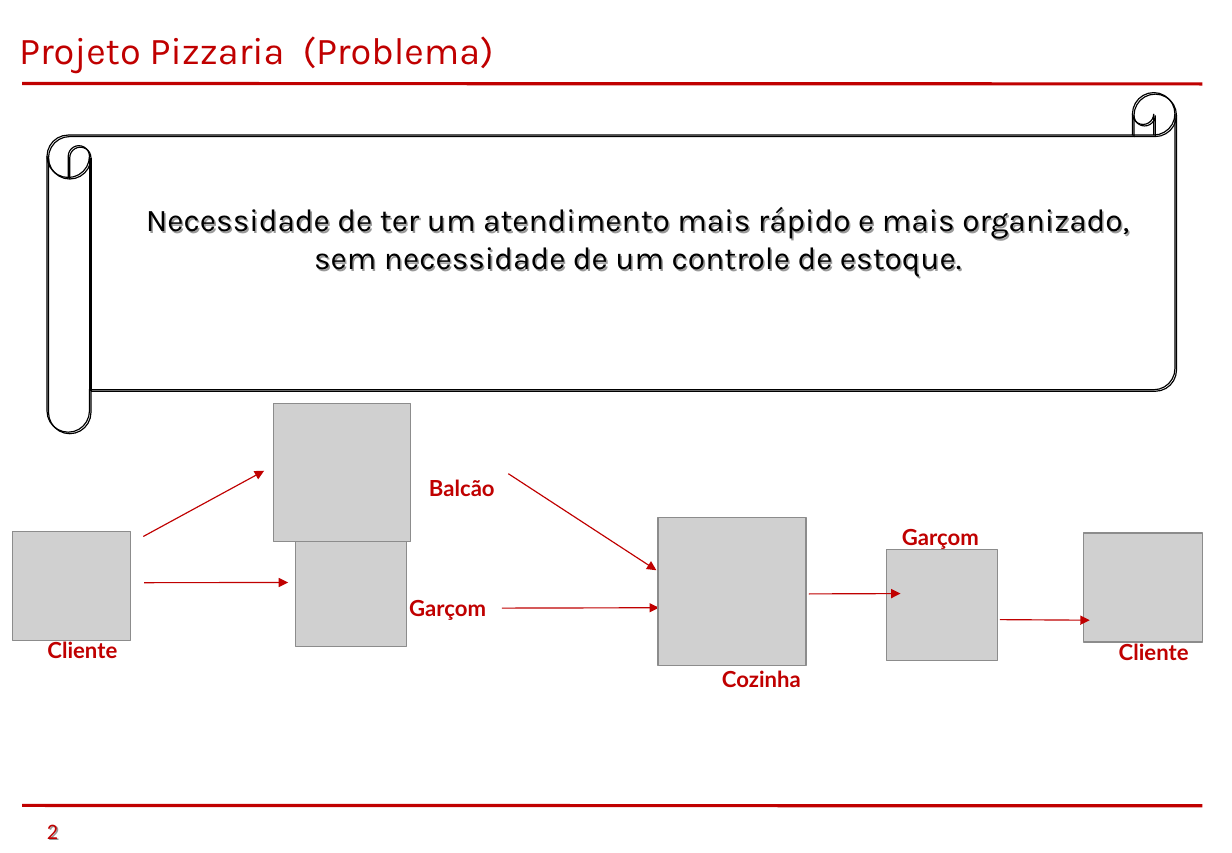
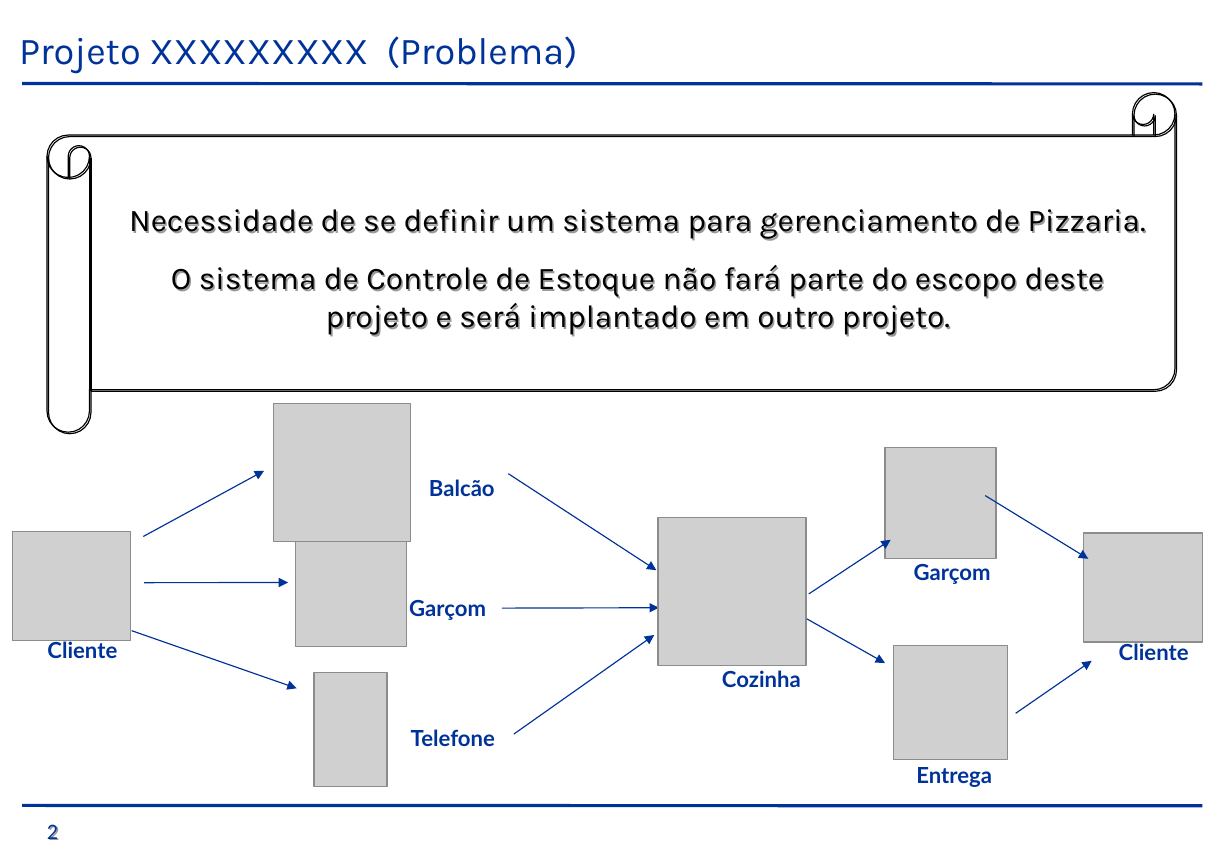
Before and after one commit to saintalex93/tcmpizzaria, a slide deck: slide 2 of GiovanellisPizzariaEntrega1S/TCM - Pizzaria - Semestre 1 - 2014/PTCC/Apresentação/Pizzaria.ppt. Drawn at 1232x853 pixels with LibreOffice and Linux fonts; fonts in the diff are those of the drawing; grey boxes stand for pictures; background and template pictures are left out. Boxes give left, top, right and bottom in pixels: in the first picture for what was removed or moved away, otherwise in the second. Text is boxed around its words. In the diff, an @@ line names an element or a change of style, - is before the commit and + after.

```diff
--- a/GiovanellisPizzariaEntrega1S/TCM - Pizzaria - Semestre 1 - 2014/PTCC/Apresentação/Pizzaria.ppt
+++ b/GiovanellisPizzariaEntrega1S/TCM - Pizzaria - Semestre 1 - 2014/PTCC/Apresentação/Pizzaria.ppt
@@ text at [19, 36, 577, 74]: text changed; text colour #C00000 to #003399 @@
-Projeto Pizzaria (Problema)
+Projeto XXXXXXXXX (Problema)
@@ line (22, 83) - (1201, 84): stroke #C00000 2.01 pt to #003399 2.01 pt @@
@@ text at [129, 209, 1146, 335]: text changed @@
-Necessidade de ter um atendimento mais rápido e mais organizado, sem necessidade de um controle de estoque.
+Necessidade de se definir um sistema para gerenciamento de Pizzaria.
+O sistema de Controle de Estoque não fará parte do escopo deste projeto e será implantado em outro projeto.
@@ picture: place and size @@
-picture at [886, 549, 998, 660]
+picture at [884, 448, 996, 559]
@@ arrow (143, 536) - (264, 471): stroke #C00000 0.74 pt to #003399 0.74 pt @@
@@ arrow (508, 473) - (656, 569): stroke #C00000 0.74 pt to #003399 0.74 pt @@
@@ arrow added from (984, 496) to (1088, 558), #003399 0.74 pt @@
@@ arrow moved from (808, 593) - (900, 593) to (808, 593) - (890, 540) @@
@@ arrow (808, 593) - (890, 540): stroke #C00000 0.74 pt to #003399 0.74 pt @@
@@ text colour #C00000 to #003399 in 7 elements at [47, 824, 58, 840], [47, 639, 117, 658], [409, 600, 486, 620], [429, 479, 495, 496], [722, 670, 801, 687], [1119, 641, 1189, 660], [914, 564, 991, 584] @@
@@ text "Garçom": place and size @@
-text "Garçom" at [902, 529, 979, 551]
+text "Garçom" at [914, 564, 991, 584]
@@ arrow (144, 582) - (288, 582): stroke #C00000 0.74 pt to #003399 0.74 pt @@
@@ arrow (501, 608) - (659, 607): stroke #C00000 0.74 pt to #003399 0.74 pt @@
@@ arrow added from (807, 618) to (884, 663), #003399 0.74 pt @@
@@ arrow removed from (999, 619) to (1089, 619) @@
@@ arrow added from (132, 631) to (297, 688), #003399 0.74 pt @@
@@ arrow added from (514, 733) to (654, 634), #003399 0.74 pt @@
@@ picture added at [893, 646, 1007, 759] @@
@@ picture added at [314, 672, 386, 785] @@
@@ arrow added from (1015, 713) to (1091, 660), #003399 0.74 pt @@
@@ text added at [411, 729, 495, 746], 14 pt, text #003399, bold @@
+Telefone
@@ text added at [916, 767, 992, 787], 14 pt, text #003399, bold @@
+Entrega
@@ line (22, 805) - (1201, 806): stroke #C00000 2.01 pt to #003399 2.01 pt @@
```
Also in this commit, not shown: 7 other slides changed, 1 slide added, 4 slides removed.
